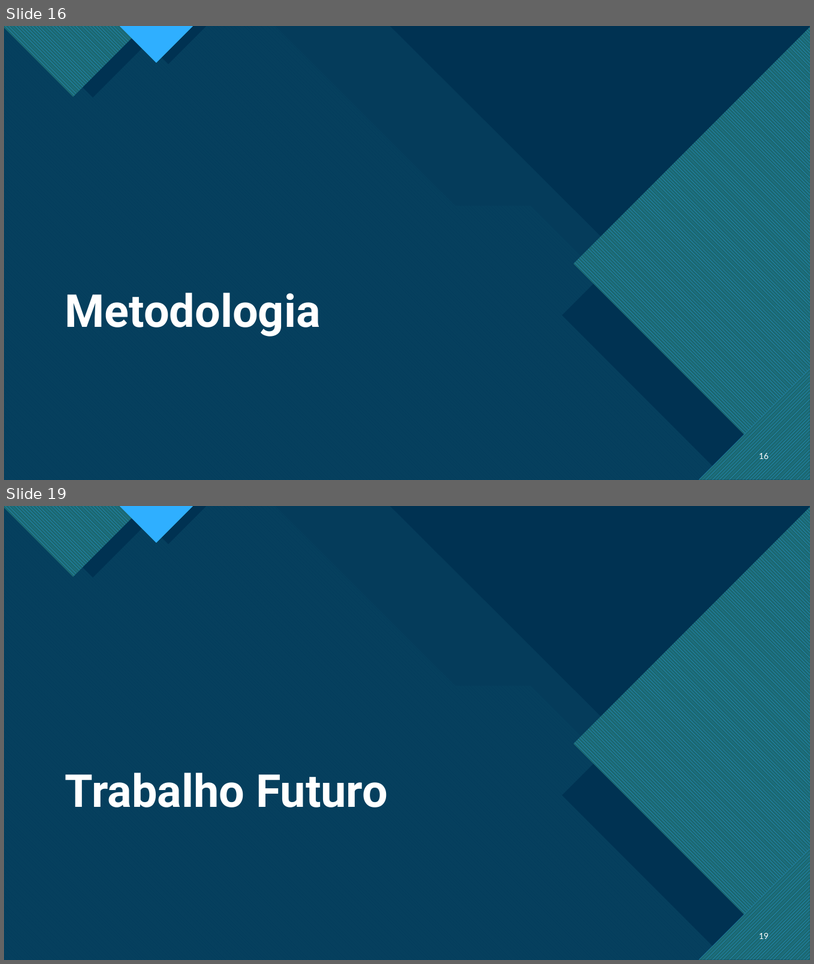
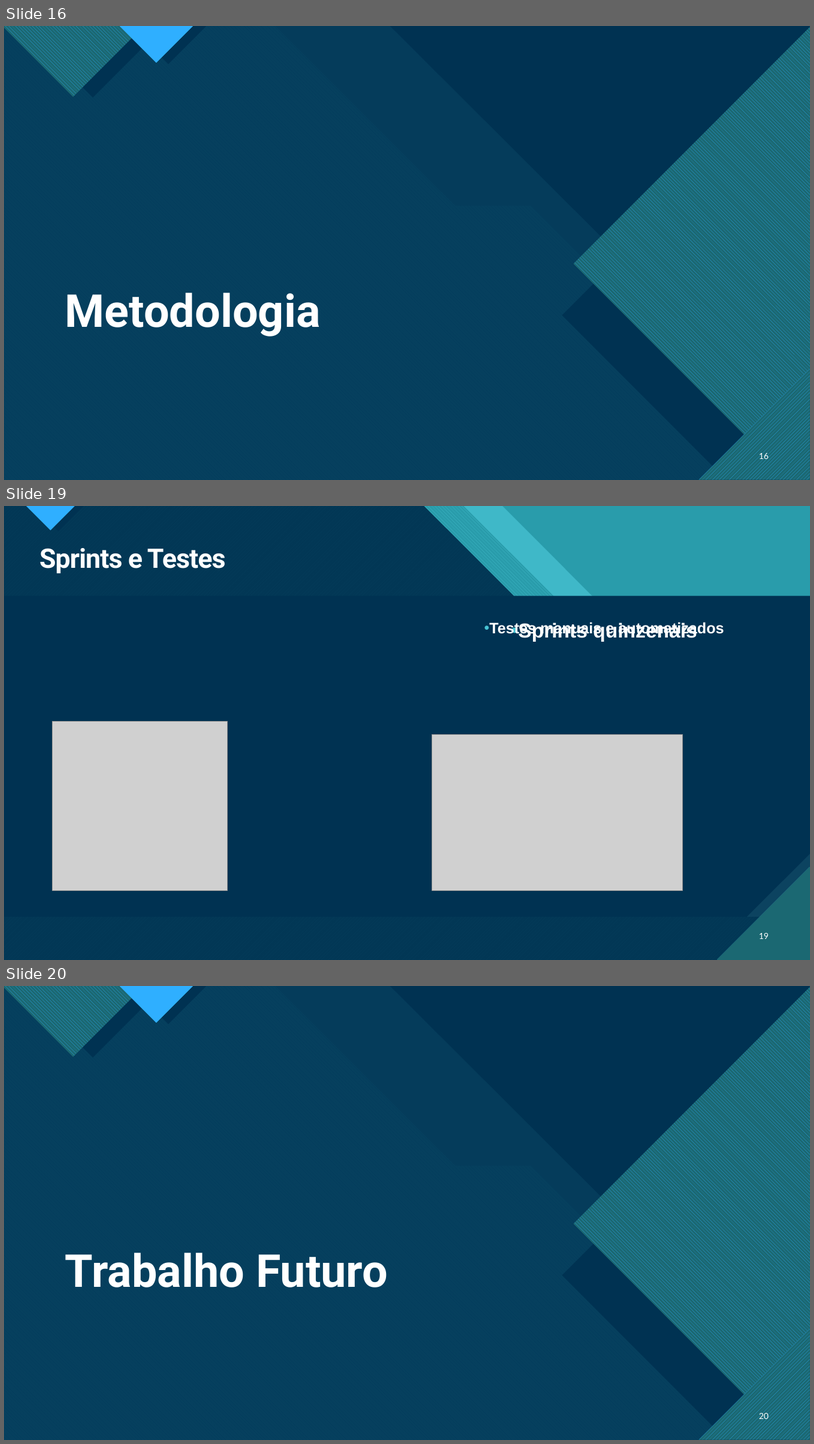
Before and after one commit to pedrocarrega/tese_mestrado_21-22, a slide deck: relatorio_preliminar/presentation.pptx. Shown one above the other, each under a label of ours: slides 16 and 19 before the commit, slides 16, 19 and 20 after it; the slides between them are not shown. The pictures are 814x964 and 814x1444 pixels, drawn with LibreOffice and Linux fonts; fonts in the diff are those of the drawing; grey boxes stand for pictures. Boxes give left, top, right and bottom in pixels: in the first picture for what was removed or moved away, otherwise in the second. Text is boxed around its words. In the diff, an @@ line names an element or a change of style, - is before the commit and + after.

```diff
--- a/relatorio_preliminar/presentation.pptx
+++ b/relatorio_preliminar/presentation.pptx
@@ slide 19 added at <box>4,506,810,960</box>, background #47C3D3; not listed: 14 template elements that a slide beside it also shows @@
@@ rectangle added at <box>4,506,810,960</box>, fill #299CAB @@
@@ rectangle added at <box>4,506,810,960</box>, fill #299CAB @@
@@ freeform shape added at <box>4,506,810,960</box>, fill #47C3D3 at 74% opacity @@
@@ freeform shape added at <box>4,506,810,960</box>, fill pattern #47C3D3 on #1B6872 @@
@@ title added at <box>39,548,226,573</box>, 32 pt, text #FFFFFF, bold @@
+Sprints e Testes
@@ text added at <box>489,621,724,636</box>, 18 pt, text #FFFFFF @@
+• Testes manuais e automatizados
@@ text added at <box>518,622,588,642</box>, 24 pt, text #FFFFFF @@
+• Sprints quinzenais
@@ picture added at <box>53,721,228,891</box> @@
@@ picture added at <box>432,734,683,890</box> @@
@@ page number added at <box>759,933,769,939</box>, 10 pt, text #FFFFFF @@
+19
@@ what was slide 19 is now slide 20 @@
@@ page number at <box>759,1411,769,1421</box>: text changed @@
-19
+20
```
Also in this commit, not shown: 5 slides changed, 1 other slide added, 1 slide removed.
